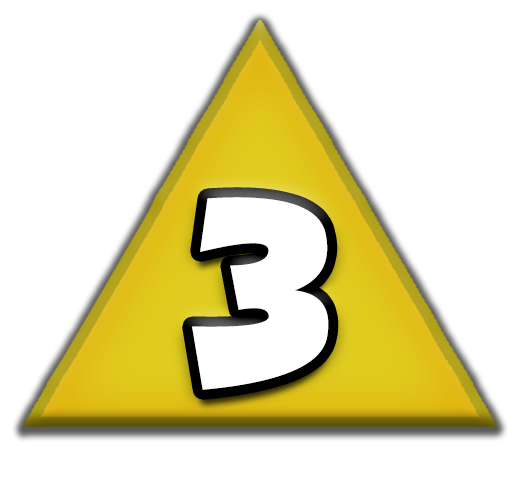
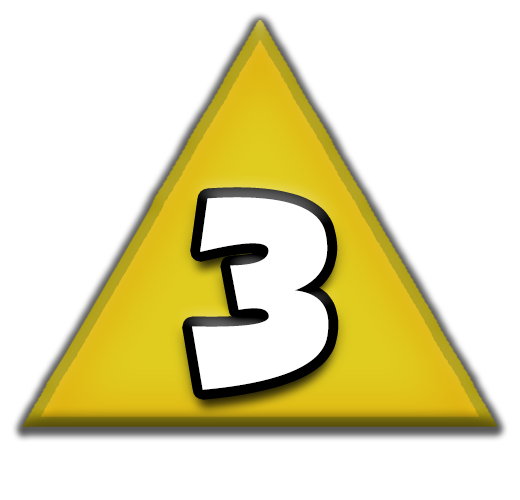
Layer changes from the first 520 x 500 image to the second:
pixels changed over (x1=182, y1=254, x2=339, y2=416) (layer not identified)
